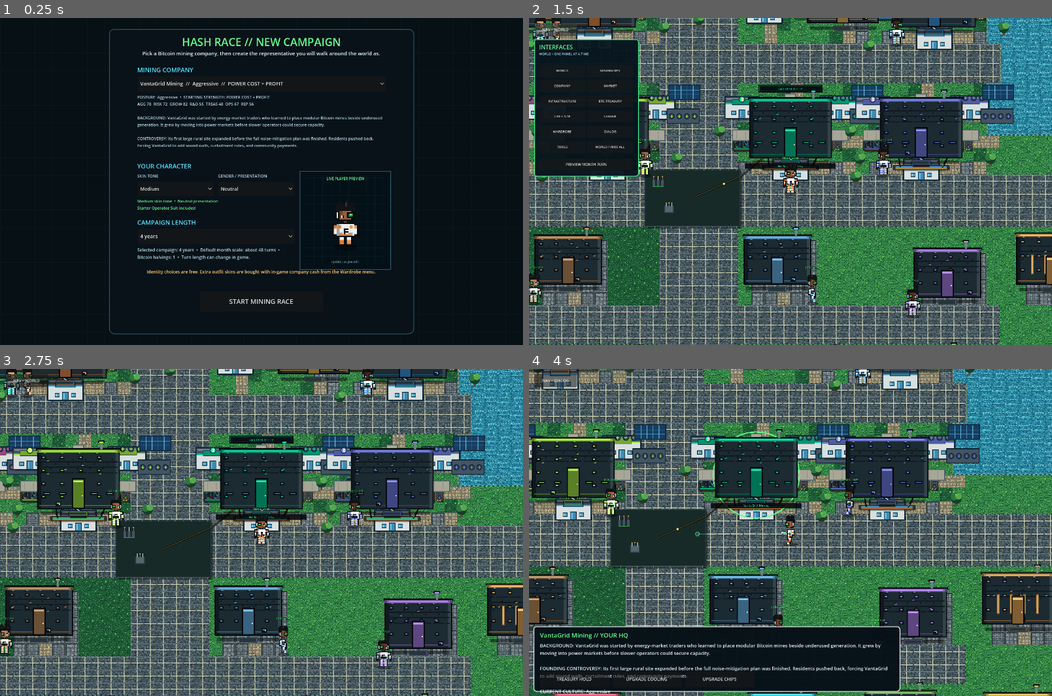
Above: before the commit, frames 1-4 (two rows, left to right).
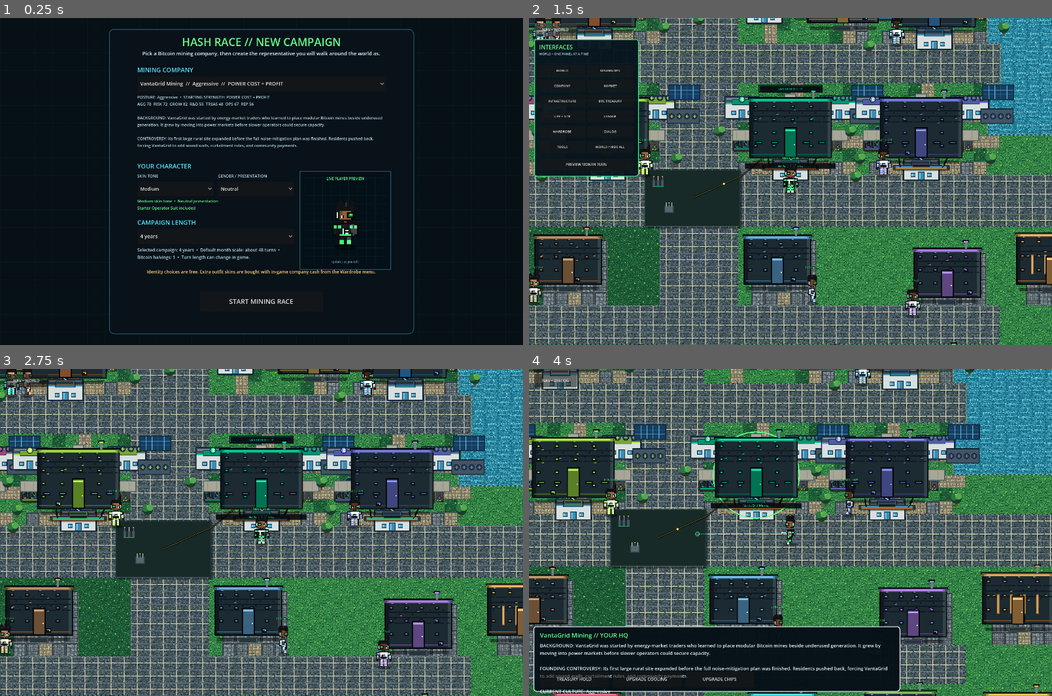
Above: after the commit, the same moments.

Repository: 1freetech/HashRace
Game: Godot game, scene res://scenes/campaign_setup.tscn
The game is run twice, just before and just after one commit, with the same random seed, the same clock (stepped at 60 frames per second) and the same inputs.
Inputs (mouse positions are in pixels of both pictures, inside the frame that each line leads up to):
- Up to frame 1 (0.25 s): no input
- Up to frame 2 (1.5 s): click "START MINING RACE" at 0.5 s; click "NAV • WORLD" at 1.25 s
- Up to frame 3 (2.75 s): click "WORLD" at 2 s
- Up to frame 4 (4 s): tap Enter at 2.75 s; move the mouse to (905, 516) at 2.77 s; hold D 2.78-3.5 s; tap 0 at 2.85 s; click (905, 516) at 2.92 s; tap Space at 3.02 s; drag from (685, 548) to (764, 597) at 3.52 s

The runs differ from the first frame. In frame 1, 0.2% of the frame differs, in the area x 63-69%, y 63-70%; in frame 2, less than 0.1%; in frame 3, less than 0.1%; in frame 4, less than 0.1%.

Commit message:
v0.095: set dark neon-green default operator theme

Diff:
--- a/Godot/scripts/character_customization.gd
+++ b/Godot/scripts/character_customization.gd
@@ -45,7 +45,7 @@
 # Outfit skins are gameplay cosmetics purchased with company cash after the
 # campaign begins.
 const OUTFITS: Array = [
-    {"id":"operator", "name":"Operator Suit", "cost":0.0, "primary":Color("e9eeee"), "secondary":Color("e07a2f"), "neon":Color("39ff75")},
+    {"id":"operator", "name":"Neon Operator Armor", "cost":0.0, "primary":Color("171b20"), "secondary":Color("39ff75"), "neon":Color("39ff75")},
     {"id":"grid_runner", "name":"Grid Runner", "cost":12000.0, "primary":Color("17273a"), "secondary":Color("315d78"), "neon":Color("52e7ff")},
     {"id":"silicon_tech", "name":"Silicon Tech", "cost":18000.0, "primary":Color("21182f"), "secondary":Color("60447a"), "neon":Color("bd8cff")},
     {"id":"hydro_tech", "name":"Hydro Tech", "cost":24000.0, "primary":Color("0f2930"), "secondary":Color("276b75"), "neon":Color("4df0ff")},
